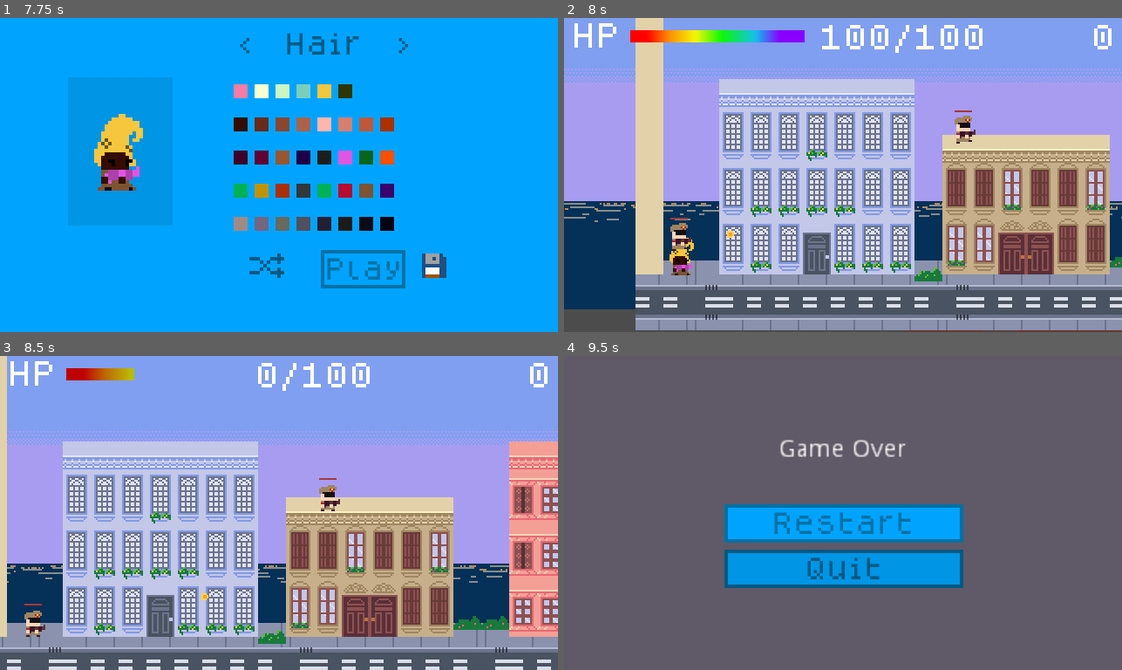
Above: before the commit, frames 1-4 (two rows, left to right).
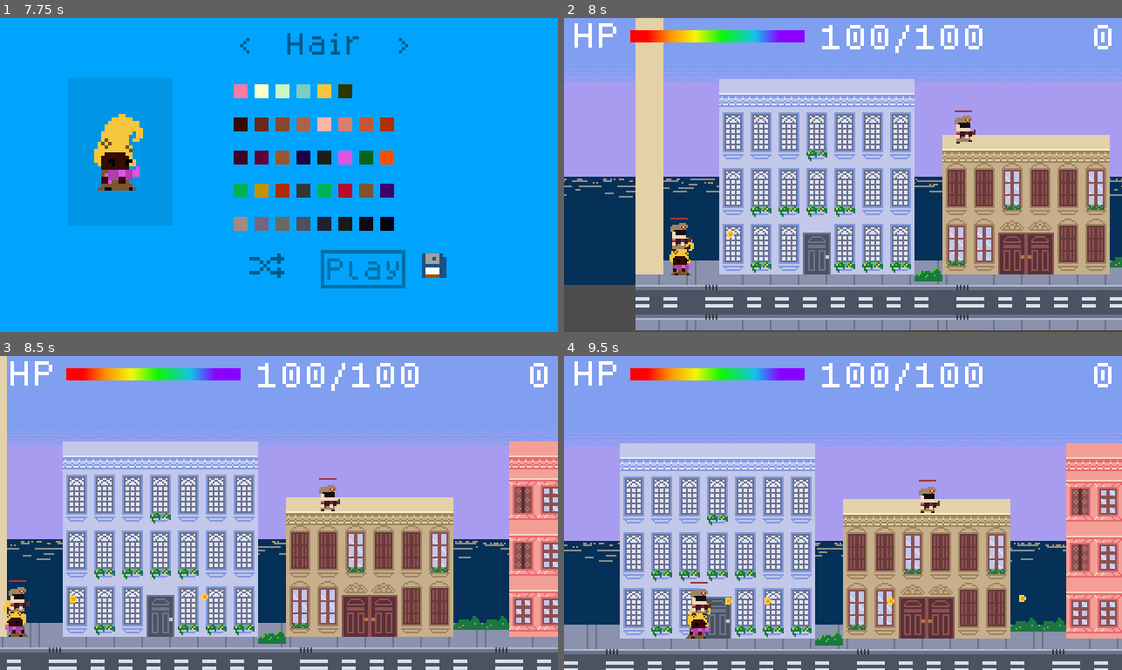
Above: after the commit, the same moments.

Repository: hamiltonromualdo/bring-ur-glam
Game: Godot game, scene res://src/UserInterface/TitleScreen.tscn
The game is run twice, just before and just after one commit, with the same random seed, the same clock (stepped at 60 frames per second) and the same inputs. Sound files missing from this copy of the repository are replaced by a short silence.
Inputs (mouse positions are in pixels of both pictures, inside the frame that each line leads up to):
- Up to frame 1 (7.75 s): tap Enter at 0.5 s; move the mouse to (401, 159) at 0.52 s; hold Right (ui_right) 0.53-2.03 s; tap Space at 1.25 s; move the mouse to (167, 190) at 1.27 s; move the mouse to (334, 105) at 2.02 s; hold Left (ui_left) 2.03-2.78 s; move the mouse to (251, 237) at 2.77 s; hold Right (ui_right) 2.78-4.28 s; move the mouse to (446, 222) at 3.52 s; move the mouse to (111, 127) at 4.27 s; hold Left (ui_left) 4.28-5.03 s; move the mouse to (306, 175) at 5.02 s; hold Right (ui_right) 5.03-5.78 s; move the mouse to (195, 96) at 5.77 s; hold Left (ui_left) 5.78-6.5 s; click "Play" at 6.5 s; click "Play" at 7.25 s
- Up to frame 2 (8 s): no input
- Up to frame 3 (8.5 s): move the mouse to (401, 497) at 8.02 s; hold Left (ui_left) from 8.03 s (still down)
- Up to frame 4 (9.5 s): move the mouse to (731, 528) at 8.77 s; release Left (ui_left) at 8.78 s; hold Right (ui_right) from 8.78 s (still down)

Frame 1 is identical in both runs. In frame 2, 3.7% of the frame differs, in the area x 0-100%, y 50-93%; in frame 3, 5.1%; in frame 4, 95%, in the area x 0-100%, y 0-100%.

Commit message:
Adjust Parallax speeds

Diff:
--- a/bring_ur_glam/src/Levels/Playground.tscn
+++ b/bring_ur_glam/src/Levels/Playground.tscn
@@ -1839,8 +1839,8 @@
 [node name="Sea" type="ParallaxBackground" parent="."]
 
 [node name="ParallaxLayer" type="ParallaxLayer" parent="Sea"]
-position = Vector2( -1382, 150 )
-motion_scale = Vector2( 0.5, 1 )
+position = Vector2( -1391, 136 )
+motion_scale = Vector2( 0.2, 1 )
 motion_mirroring = Vector2( 320, 0 )
 __meta__ = {
 "_edit_group_": true
@@ -1850,16 +1850,16 @@
 texture = ExtResource( 18 )
 centered = false
 
-[node name="Sky2" type="ParallaxBackground" parent="."]
-
-[node name="ParallaxLayer" type="ParallaxLayer" parent="Sky2"]
+[node name="Redeemer" type="ParallaxBackground" parent="."]
+
+[node name="ParallaxLayer" type="ParallaxLayer" parent="Redeemer"]
 position = Vector2( -696, -144 )
 motion_scale = Vector2( 0.3, 0.3 )
 __meta__ = {
 "_edit_group_": true
 }
 
-[node name="Sprite" type="Sprite" parent="Sky2/ParallaxLayer"]
+[node name="Sprite" type="Sprite" parent="Redeemer/ParallaxLayer"]
 texture = ExtResource( 3 )
 centered = false
 
@@ -1912,6 +1912,7 @@
 [node name="Player" parent="." instance=ExtResource( 5 )]
 position = Vector2( -1365, 177 )
 scale = Vector2( 1, 1.00698 )
+GODNESS_MODE = true
 
 [node name="DecorationOffset4" type="TileMap" parent="."]
 position = Vector2( 0, 4 )
